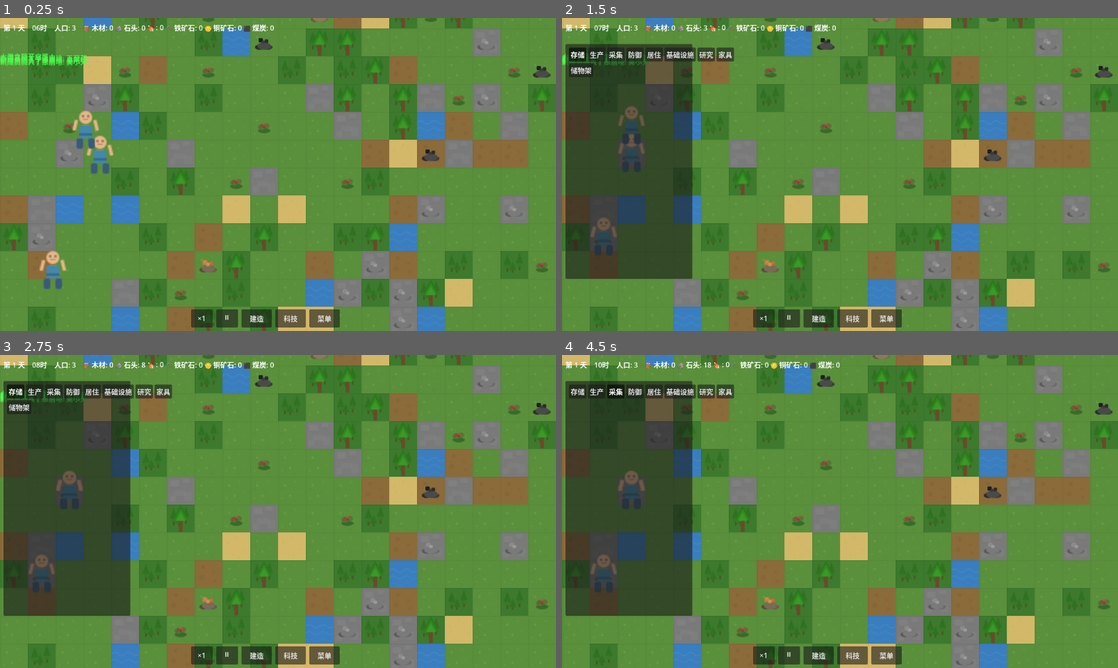
Above: before the commit, frames 1-4 (two rows, left to right).
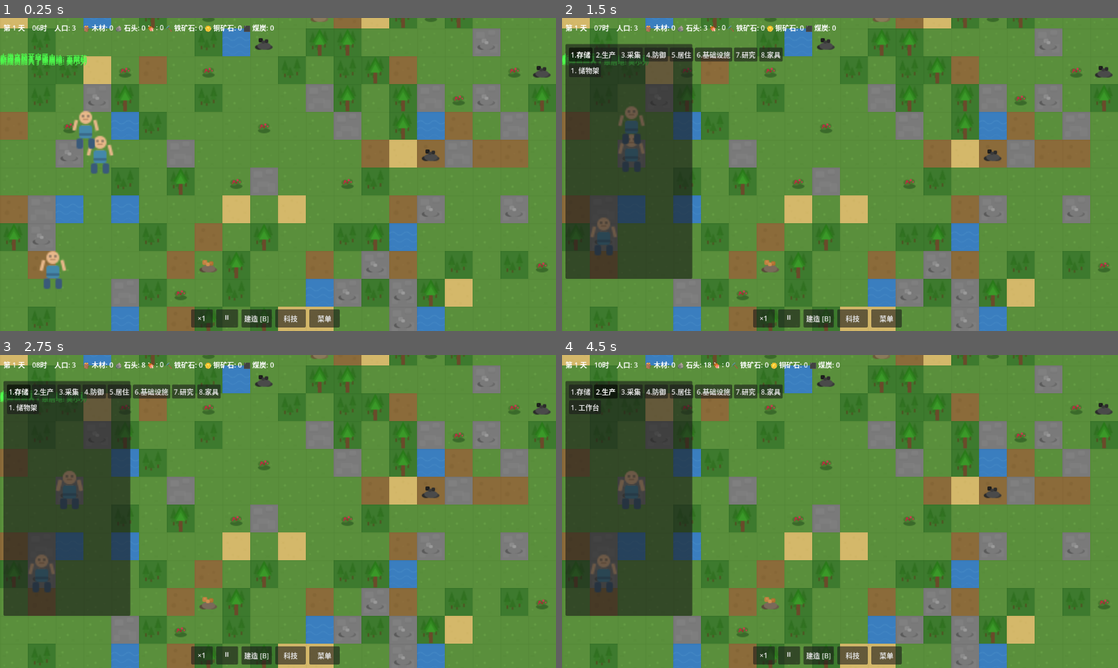
Above: after the commit, the same moments.

Repository: ZhanXuzhao/the-path-of-humanity
Game: Godot game, scene res://scenes/game.tscn
The game is run twice, just before and just after one commit, with the same random seed, the same clock (stepped at 60 frames per second) and the same inputs.
Inputs (mouse positions are in pixels of both pictures, inside the frame that each line leads up to):
- Up to frame 1 (0.25 s): no input
- Up to frame 2 (1.5 s): click "建造" (after the commit: "建造 [B]") at 0.5 s; click (578, 55) at 1.25 s, where only the run before the commit has a clickable "存储"
- Up to frame 3 (2.75 s): click (16, 392) at 2 s, where only the run after the commit has a clickable "1.存储"
- Up to frame 4 (4.5 s): click (595, 392) at 2.75 s, where only the run before the commit has a clickable "生产"; click (606, 392) at 3.5 s, where only the run after the commit has a clickable "2.生产"; click (617, 392) at 4.25 s, where only the run before the commit has a clickable "采集"

The runs differ from the first frame. In frame 1, less than 0.1% of the frame differs, in the area x 43-49%, y 94-98%; in frame 2, 1.1%; in frame 3, 1.1%; in frame 4, 1.2%, in the area x 1-49%, y 9-98%.

Commit message:
feat: 建造菜单快捷键系统
- 快捷键 B 打开/关闭建造菜单
- 分类按钮显示 1-8 快捷键编号（一级菜单）
- 建筑按钮显示 1-9 快捷键编号（二级菜单）
- 连锁快捷键：B + 数字1（分类）+ 数字2（建筑）直达建造模式
- Esc 支持逐级返回（二级→一级→关闭菜单）
- 按钮上显示对应快捷键提示

Diff:
--- a/scripts/core/game.gd
+++ b/scripts/core/game.gd
@@ -153,9 +153,36 @@
 	if event.is_action_pressed("ui_cancel"):
 		if build_mode:
 			exit_build_mode()
+		else:
+			# 关闭打开的菜单
+			var build_menu = get_node_or_null("UI/BuildMenu")
+			if build_menu and build_menu.visible:
+				build_menu.visible = false
+			var tech_panel = get_node_or_null("UI/TechPanel")
+			if tech_panel and tech_panel.visible:
+				tech_panel.visible = false
 
 	if event.is_action_pressed("left_click") and build_mode:
 		_try_place_building()
+
+	# 快捷键 B：打开/关闭建造菜单
+	if event is InputEventKey and event.pressed and not event.echo:
+		if event.keycode == KEY_B:
+			var build_menu = get_node_or_null("UI/BuildMenu")
+			if build_menu:
+				build_menu.visible = not build_menu.visible
+				if build_menu.visible:
+					# 重置菜单到初始状态
+					build_menu.shortcut_category_active = false
+					build_menu.current_category = -1
+					build_menu._populate_buildings()
+					build_menu.info_panel.visible = false
+					build_menu.selected_building = ""
+					build_menu.build_btn.disabled = true
+					# 取消所有分类按钮的选中状态
+					for i in build_menu.category_tabs.get_child_count():
+						build_menu.category_tabs.get_child(i).button_pressed = false
+				get_viewport().set_input_as_handled()
 
 # -------- 定居者管理 --------
 func get_idle_settlers() -> Array:
--- a/scripts/ui/build_menu.gd
+++ b/scripts/ui/build_menu.gd
@@ -16,8 +16,34 @@
 var tech_system
 var building_system
 var building_buttons: Dictionary = {}  # building_id -> Button
+var building_shortcut_map: Dictionary = {}  # shortcut_index -> building_id
 var current_category: int = -1
 var selected_building: String = ""
+
+# 快捷键状态
+var shortcut_category_active: bool = false  # 是否正在等待选择分类
+
+var _categories_list = [
+	ItemDefinitions.BuildingCategory.STORAGE,
+	ItemDefinitions.BuildingCategory.PRODUCTION,
+	ItemDefinitions.BuildingCategory.EXTRACTION,
+	ItemDefinitions.BuildingCategory.DEFENSE,
+	ItemDefinitions.BuildingCategory.RESIDENTIAL,
+	ItemDefinitions.BuildingCategory.INFRASTRUCTURE,
+	ItemDefinitions.BuildingCategory.RESEARCH,
+	ItemDefinitions.BuildingCategory.FURNITURE,
+]
+
+var _category_names = {
+	ItemDefinitions.BuildingCategory.STORAGE: "存储",
+	ItemDefinitions.BuildingCategory.PRODUCTION: "生产",
+	ItemDefinitions.BuildingCategory.EXTRACTION: "采集",
+	ItemDefinitions.BuildingCategory.DEFENSE: "防御",
+	ItemDefinitions.BuildingCategory.RESIDENTIAL: "居住",
+	ItemDefinitions.BuildingCategory.INFRASTRUCTURE: "基础设施",
+	ItemDefinitions.BuildingCategory.RESEARCH: "研究",
+	ItemDefinitions.BuildingCategory.FURNITURE: "家具",
+}
 
 func _ready():
 	tech_system = get_node("/root/Game/Systems/TechSystem")
@@ -31,32 +57,50 @@
 	if build_btn:
 		build_btn.pressed.connect(_on_build_btn_pressed)
 
+func _input(event):
+	if not visible:
+		return
+
+	# 处理数字键快捷键
+	if event is InputEventKey and event.pressed and not event.echo:
+		var keycode = event.keycode
+
+		# 数字键 1-9
+		if keycode >= KEY_1 and keycode <= KEY_9:
+			var index = keycode - KEY_1  # 0-based index
+			get_viewport().set_input_as_handled()
+
+			if not shortcut_category_active and current_category < 0:
+				# 第一次按数字：选择分类
+				_select_category_by_shortcut(index)
+			else:
+				# 第二次按数字：选择建筑
+				_select_building_by_shortcut(index)
+
+		# Esc：返回上一级或关闭菜单
+		if keycode == KEY_ESCAPE:
+			if shortcut_category_active:
+				# 如果正在等待选择建筑，返回分类选择
+				shortcut_category_active = false
+				get_viewport().set_input_as_handled()
+			elif current_category >= 0:
+				# 如果已选择分类，取消选择分类回到总览
+				current_category = -1
+				_populate_buildings()
+				info_panel.visible = false
+				selected_building = ""
+				build_btn.disabled = true
+				get_viewport().set_input_as_handled()
+
 func _populate_categories():
-	var categories = [
-		ItemDefinitions.BuildingCategory.STORAGE,
-		ItemDefinitions.BuildingCategory.PRODUCTION,
-		ItemDefinitions.BuildingCategory.EXTRACTION,
-		ItemDefinitions.BuildingCategory.DEFENSE,
-		ItemDefinitions.BuildingCategory.RESIDENTIAL,
-		ItemDefinitions.BuildingCategory.INFRASTRUCTURE,
-		ItemDefinitions.BuildingCategory.RESEARCH,
-		ItemDefinitions.BuildingCategory.FURNITURE,
-	]
-
-	var category_names = {
-		ItemDefinitions.BuildingCategory.STORAGE: "存储",
-		ItemDefinitions.BuildingCategory.PRODUCTION: "生产",
-		ItemDefinitions.BuildingCategory.EXTRACTION: "采集",
-		ItemDefinitions.BuildingCategory.DEFENSE: "防御",
-		ItemDefinitions.BuildingCategory.RESIDENTIAL: "居住",
-		ItemDefinitions.BuildingCategory.INFRASTRUCTURE: "基础设施",
-		ItemDefinitions.BuildingCategory.RESEARCH: "研究",
-		ItemDefinitions.BuildingCategory.FURNITURE: "家具",
-	}
-
-	for cat in categories:
+	# 清空
+	for child in category_tabs.get_children():
+		child.queue_free()
+
+	for i in range(_categories_list.size()):
+		var cat = _categories_list[i]
 		var btn = Button.new()
-		btn.text = category_names.get(cat, "其他")
+		btn.text = "%d.%s" % [i + 1, _category_names.get(cat, "其他")]
 		btn.toggle_mode = true
 		btn.pressed.connect(_on_category_selected.bind(cat))
 		category_tabs.add_child(btn)
@@ -66,7 +110,9 @@
 	for child in building_list.get_children():
 		child.queue_free()
 	building_buttons.clear()
-
+	building_shortcut_map.clear()
+
+	var shortcut_index = 0
 	for bld_id in ItemDefinitions.buildings:
 		var data = ItemDefinitions.buildings[bld_id]
 		# 检查是否解锁
@@ -78,29 +124,52 @@
 			continue
 
 		var btn = Button.new()
-		btn.text = data.name
+		# 显示快捷键编号（1-9）
+		var shortcut_label = ""
+		if shortcut_index < 9:
+			shortcut_label = "%d. " % (shortcut_index + 1)
+			building_shortcut_map[shortcut_index] = bld_id
+		btn.text = shortcut_label + data.name
 		btn.size_flags_horizontal = Control.SIZE_EXPAND_FILL
 		btn.pressed.connect(_on_building_selected.bind(bld_id))
 		building_list.add_child(btn)
 		building_buttons[bld_id] = btn
+		shortcut_index += 1
+
+func _select_category_by_shortcut(index: int):
+	"""通过快捷键选择分类"""
+	if index < 0 or index >= _categories_list.size():
+		return
+
+	var category = _categories_list[index]
+	_on_category_selected(category)
+	shortcut_category_active = true
+
+func _select_building_by_shortcut(index: int):
+	"""通过快捷键选择建筑"""
+	if not building_shortcut_map.has(index):
+		return
+
+	var bld_id = building_shortcut_map[index]
+	_on_building_selected(bld_id)
+
+	# 自动建造（仅当建筑信息已显示且材料足够时）
+	if build_btn and not build_btn.disabled:
+		_on_build_btn_pressed()
+
+	shortcut_category_active = false
 
 func _on_category_selected(category: int):
 	# 更新所有分类按钮的选中状态
-	var cat_list = [
-		ItemDefinitions.BuildingCategory.STORAGE,
-		ItemDefinitions.BuildingCategory.PRODUCTION,
-		ItemDefinitions.BuildingCategory.EXTRACTION,
-		ItemDefinitions.BuildingCategory.DEFENSE,
-		ItemDefinitions.BuildingCategory.RESIDENTIAL,
-		ItemDefinitions.BuildingCategory.INFRASTRUCTURE,
-		ItemDefinitions.BuildingCategory.RESEARCH,
-		ItemDefinitions.BuildingCategory.FURNITURE,
-	]
 	for i in category_tabs.get_child_count():
-		category_tabs.get_child(i).button_pressed = (i < cat_list.size() and cat_list[i] == category)
+		category_tabs.get_child(i).button_pressed = (i < _categories_list.size() and _categories_list[i] == category)
 
 	current_category = category
 	_populate_buildings()
+	# 清空之前选中的建筑信息
+	info_panel.visible = false
+	selected_building = ""
+	build_btn.disabled = true
 
 func _on_building_selected(building_id: String):
 	selected_building = building_id
--- a/scripts/ui/hud.gd
+++ b/scripts/ui/hud.gd
@@ -41,13 +41,14 @@
 	game_manager.notification.connect(_on_notification)
 	game_manager.resources_changed.connect(_on_resources_changed)
 
-	# 按钮连接
+		# 按钮连接
 	if pause_btn:
 		pause_btn.pressed.connect(_on_pause_pressed)
 	if speed_btn:
 		speed_btn.pressed.connect(_on_speed_pressed)
 	if build_menu_btn:
 		build_menu_btn.pressed.connect(_on_build_menu_pressed)
+		build_menu_btn.text = "建造 [B]"
 	if tech_btn:
 		tech_btn.pressed.connect(_on_tech_pressed)
 
@@ -81,6 +82,17 @@
 	var build_menu = get_node_or_null("/root/Game/UI/BuildMenu")
 	if build_menu:
 		build_menu.visible = not build_menu.visible
+		if build_menu.visible:
+			# 重置菜单到初始状态
+			build_menu.shortcut_category_active = false
+			build_menu.current_category = -1
+			build_menu._populate_buildings()
+			build_menu.info_panel.visible = false
+			build_menu.selected_building = ""
+			build_menu.build_btn.disabled = true
+			# 取消所有分类按钮的选中状态
+			for i in build_menu.category_tabs.get_child_count():
+				build_menu.category_tabs.get_child(i).button_pressed = false
 
 func _on_tech_pressed():
 	var tech_panel = get_node_or_null("/root/Game/UI/TechPanel")
